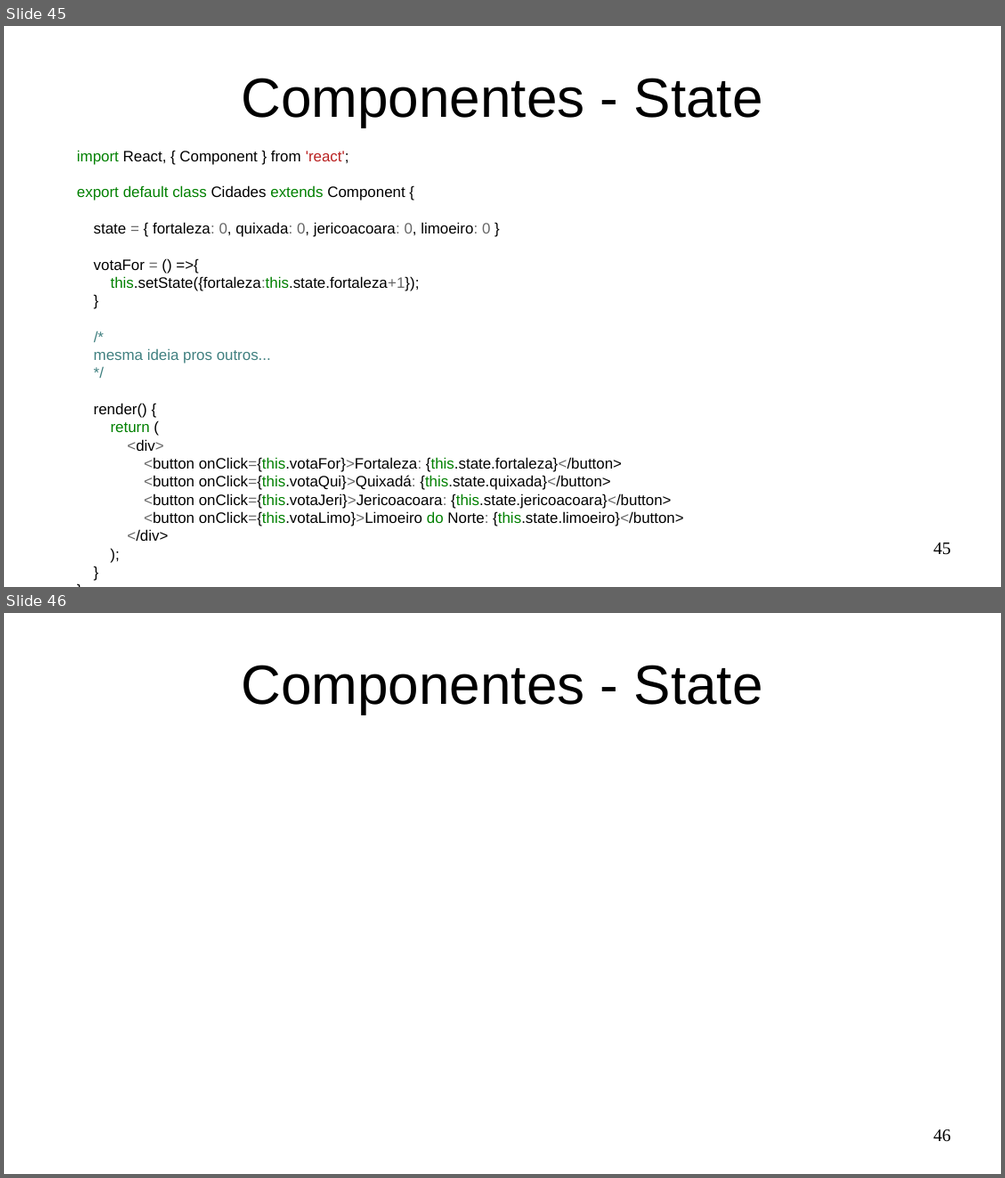
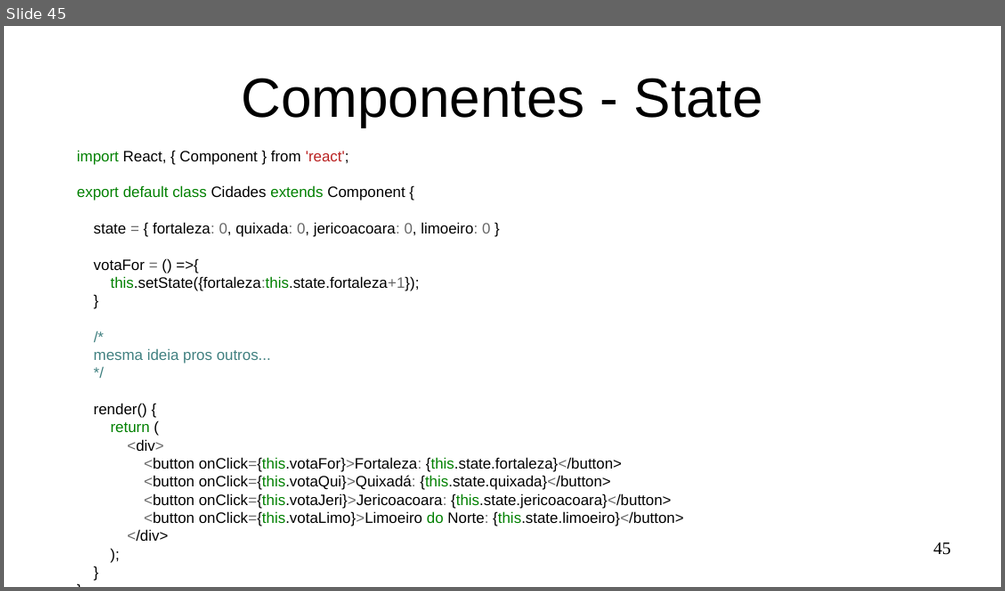
Before and after one commit to Marques-Dev/WEB_2020-1, a slide deck: SLIDES/aula01.odp. Shown one above the other, each under a label of ours: slides 45 and 46 before the commit, slide 45 after it. The pictures are 1005x1178 and 1005x591 pixels, drawn with LibreOffice and Linux fonts; fonts in the diff are those of the drawing. Boxes give left, top, right and bottom in pixels: in the first picture for what was removed or moved away, otherwise in the second. Text is boxed around its words. In the diff, an @@ line names an element or a change of style, - is before the commit and + after.

```diff
--- a/SLIDES/aula01.odp
+++ b/SLIDES/aula01.odp
@@ slide 46 removed at (4,613,1001,1174), background #FFFFFF @@
@@ title removed at (241,665,763,714) @@
-Componentes - State
@@ page number removed at (933,1129,951,1142) @@
-46
```
Also in this commit, not shown: 6 slides added, 2 other files.
